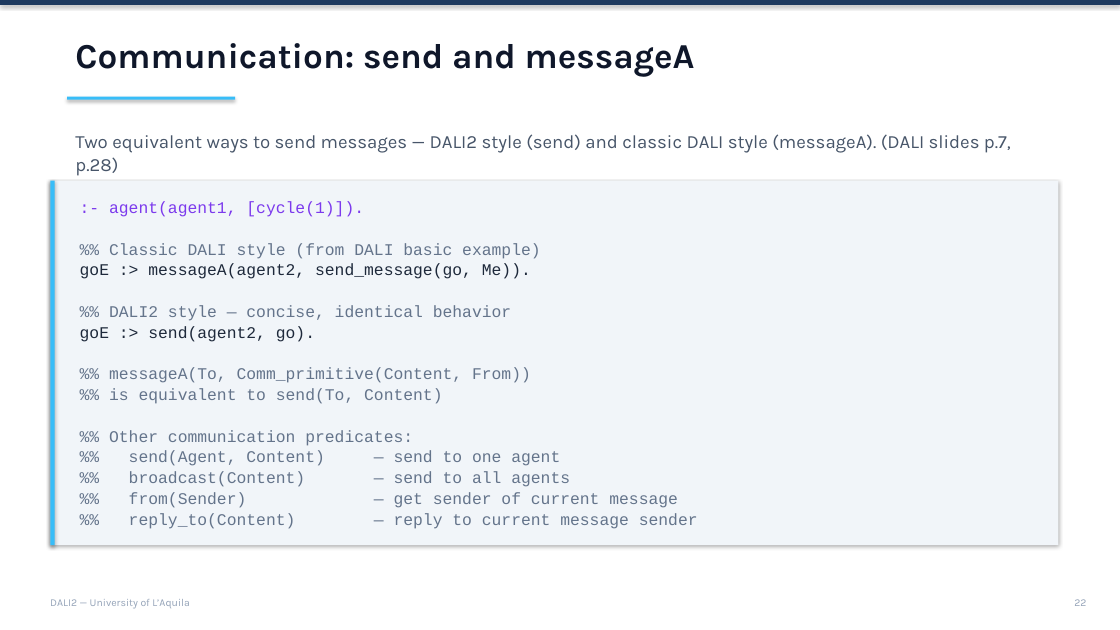
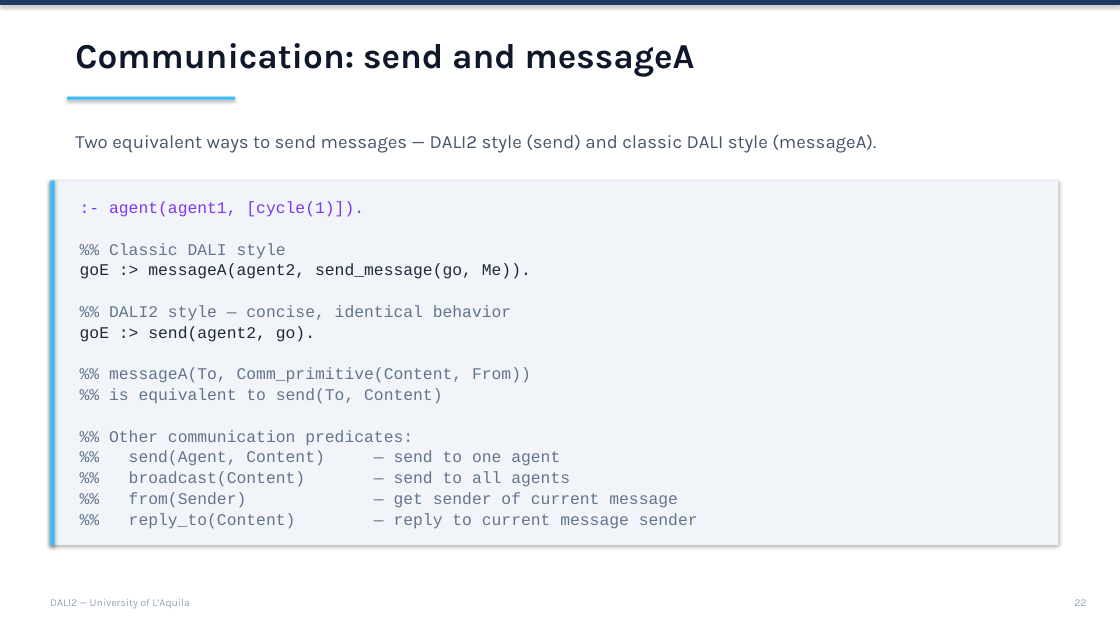
Before and after one commit to AAAI-DISIM-UnivAQ/DALI2, a slide deck: slide 22 of slides/Slides.pptx. Drawn at 1120x630 pixels with LibreOffice and Linux fonts; fonts in the diff are those of the drawing. Boxes give left, top, right and bottom in pixels: in the first picture for what was removed or moved away, otherwise in the second. Text is boxed around its words. In the diff, an @@ line names an element or a change of style, - is before the commit and + after.

```diff
--- a/slides/Slides.pptx
+++ b/slides/Slides.pptx
@@ text at [75, 134, 876, 153]: text changed @@
-Two equivalent ways to send messages — DALI2 style (send) and classic DALI style (messageA). (DALI slides p.7, p.28)
+Two equivalent ways to send messages — DALI2 style (send) and classic DALI style (messageA).
@@ text at [109, 243, 286, 259]: text changed @@
-%% Classic DALI style (from DALI basic example)
+%% Classic DALI style
```
Also in this commit, not shown: 19 other slides changed, 6 other files.
